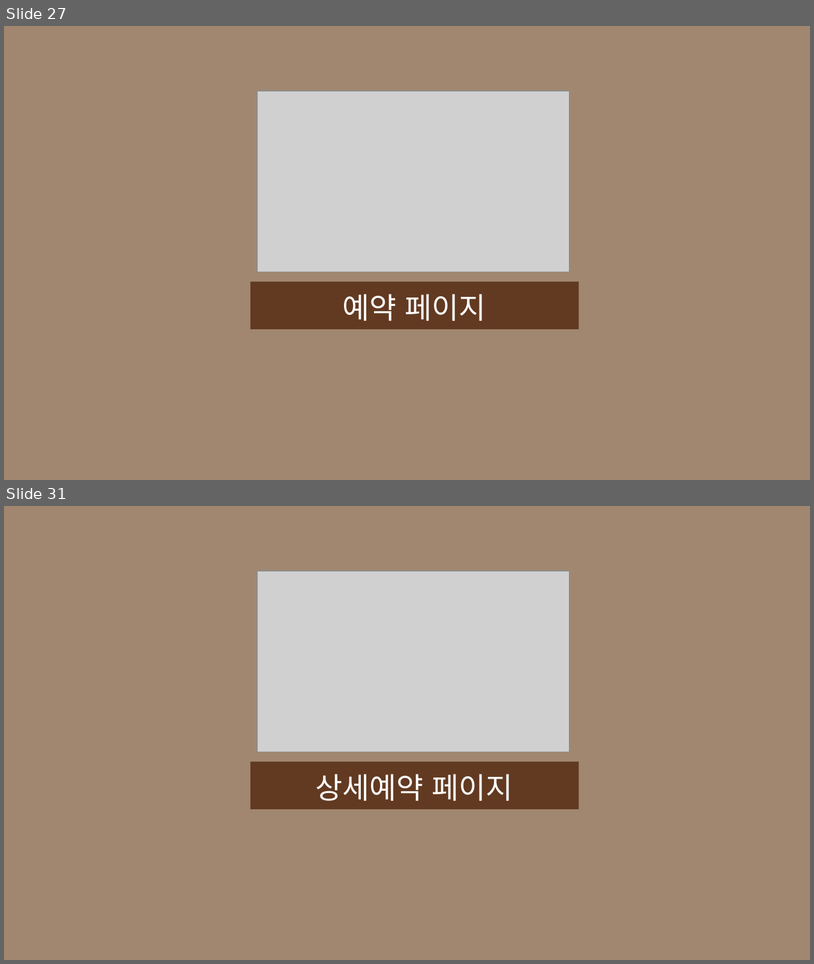
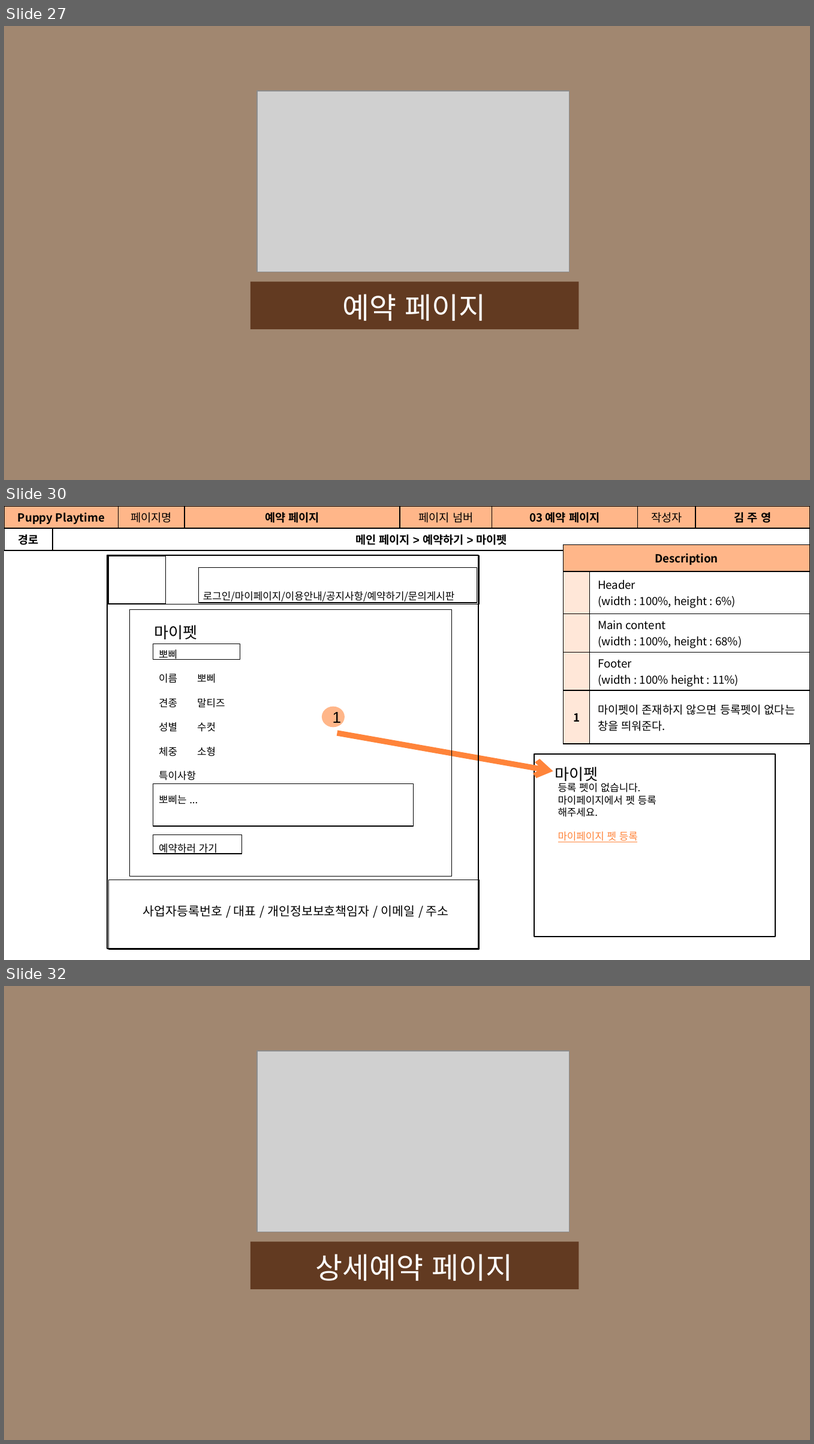
Before and after one commit to Jogging-Kim-Chaebak/PuppyPlaytime, a slide deck: 프로젝트 산출물/9. 스토리보드/Puppy Playtime 사용자 스토리보드.pptx. Shown one above the other, each under a label of ours: slides 27 and 31 before the commit, slides 27, 30 and 32 after it; the slides between them are not shown. The pictures are 814x964 and 814x1444 pixels, drawn with LibreOffice and Linux fonts; fonts in the diff are those of the drawing; grey boxes stand for pictures. Boxes give left, top, right and bottom in pixels: in the first picture for what was removed or moved away, otherwise in the second. Text is boxed around its words. In the diff, an @@ line names an element or a change of style, - is before the commit and + after.

```diff
--- a/프로젝트 산출물/9. 스토리보드/Puppy Playtime 사용자 스토리보드.pptx
+++ b/프로젝트 산출물/9. 스토리보드/Puppy Playtime 사용자 스토리보드.pptx
@@ slide 30 added at (4, 506, 810, 960), background #FFFFFF @@
@@ table added at (4, 506, 810, 547), 2 rows, 8 columns @@
+Puppy Playtime |  | 페이지명 | 예약 페이지 | 페이지 넘버 | 03 예약 페이지 | 작성자 | 김 주 영
+경로 | 메인 페이지 > 예약하기 > 마이펫 |  |  |  |  |  | 
@@ text added at (12, 510, 129, 525), 10 pt, text #000000, bold @@
+공간(오피스) 대여 시스템
@@ group added at (107, 555, 479, 949): 9 rectangles, 4 texts, 1 ellipse @@
+사업자등록번호 / 대표 / 개인정보보호책임자 / 이메일 / 주소
+마이펫
+뽀삐
+이름 뽀삐
+견종 말티즈
+성별 수컷
+체중 소형
+특이사항
+뽀삐는 ...
+예약하러 가기
+1
+로그인/마이페이지/이용안내/공지사항/예약하기/문의게시판
@@ table added at (563, 545, 810, 733), 5 rows, 2 columns @@
+Description | 
+ | Header / (width : 100%, height : 6%)
+ | Main content / (width : 100%, height : 68%)
+ | Footer / (width : 100% height : 11%)
+1 | 마이펫이 존재하지 않으면 등록펫이 없다는 창을 띄워준다.
@@ arrow added from (337, 733) to (553, 771), #FF843A 5 pt @@
@@ rectangle added at (534, 754, 775, 936), outline #000000 0.75 pt @@
@@ text added at (555, 766, 598, 784), 14 pt, text #000000 @@
+마이펫
@@ text added at (558, 783, 657, 842), 9 pt, text #000000 @@
+등록 펫이 없습니다.
+마이페이지에서 펫 등록 해주세요.
+마이페이지 펫 등록
@@ what was slide 31 is now slide 32 @@
```
Also in this commit, not shown: 5 slides changed, 5 other slides added, 5 slides removed, 9 other files.
